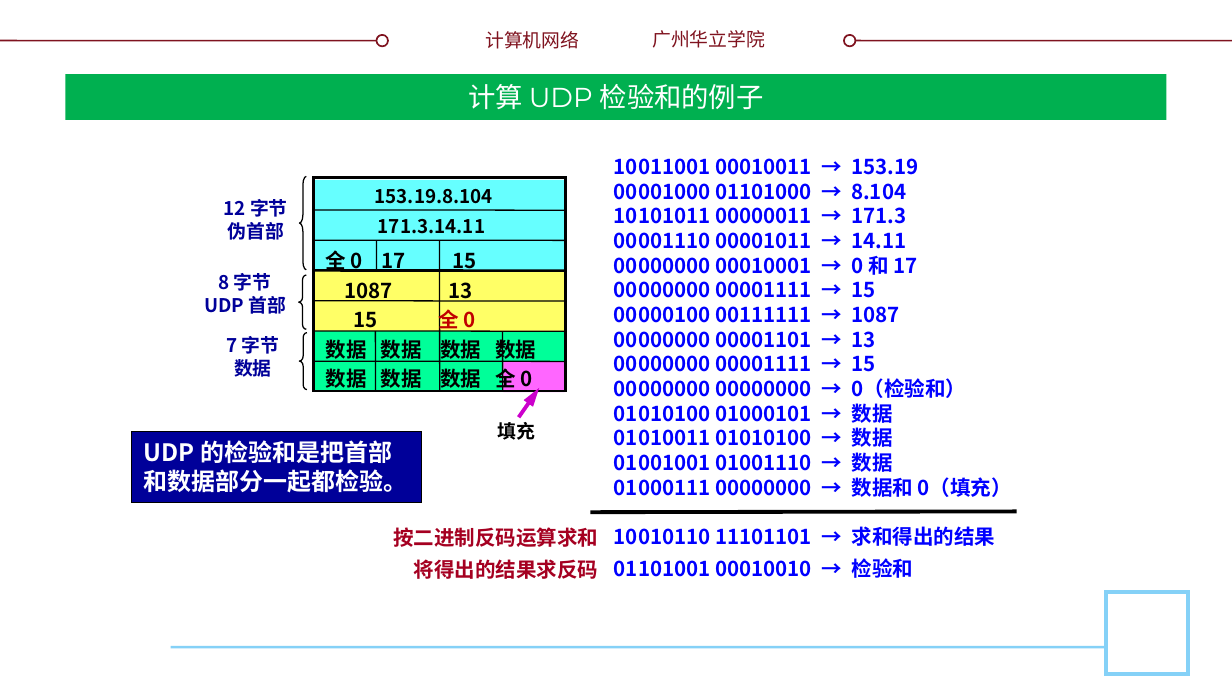
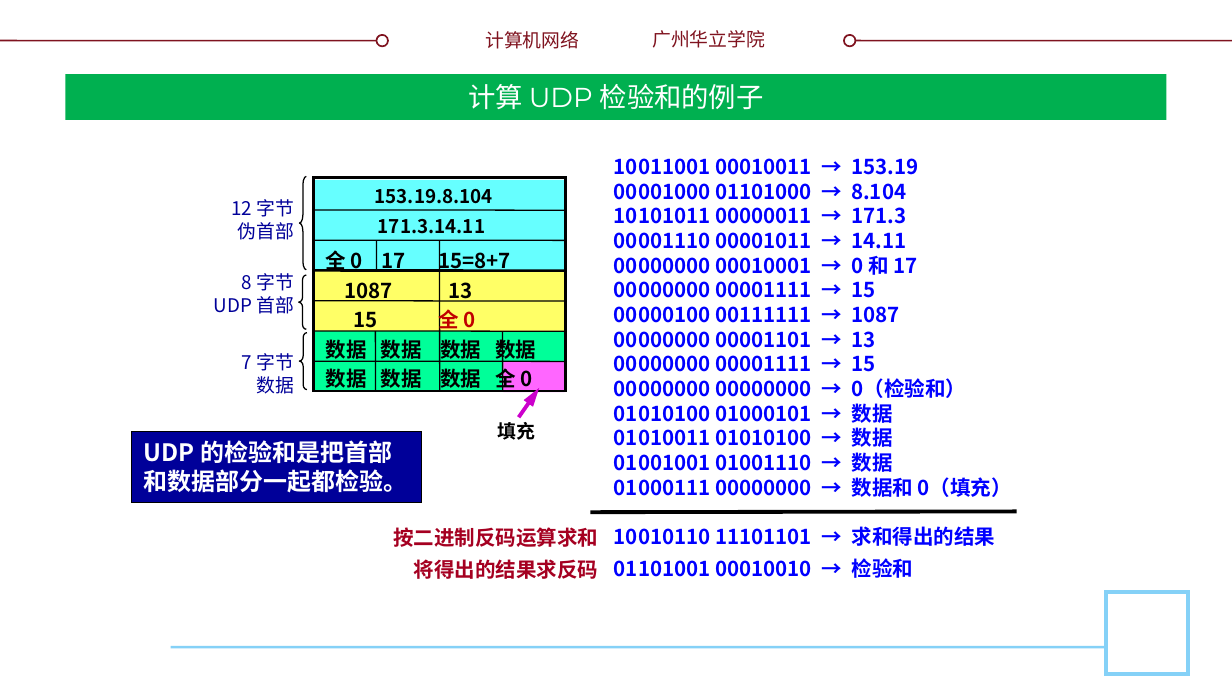
Before and after one commit to glplaman/glplaman.github.io, a slide deck: slide 36 of network/ppt/chap5.pptx (slide 35 before the commit). Drawn at 1232x693 pixels with LibreOffice and Linux fonts; fonts in the diff are those of the drawing; background and template pictures are left out. Boxes give left, top, right and bottom in pixels: in the first picture for what was removed or moved away, otherwise in the second. Text is boxed around its words. In the diff, an @@ line names an element or a change of style, - is before the commit and + after.

```diff
--- a/network/ppt/chap5.pptx
+++ b/network/ppt/chap5.pptx
@@ text at <box>326,248,511,274</box>: text changed @@
-全 0 17 15
+全 0 17 15=8+7
@@ bold off; alignment centre to right in 3 elements at <box>231,199,294,240</box>, <box>214,273,294,314</box>, <box>242,353,294,394</box> @@
@@ text "7 字节": place and size @@
-text "7 字节" at <box>226,336,280,381</box>
+text "7 字节" at <box>242,353,294,394</box>
```
Also in this commit, not shown: 1 other slide changed, 2 slides added, 7 other files.
